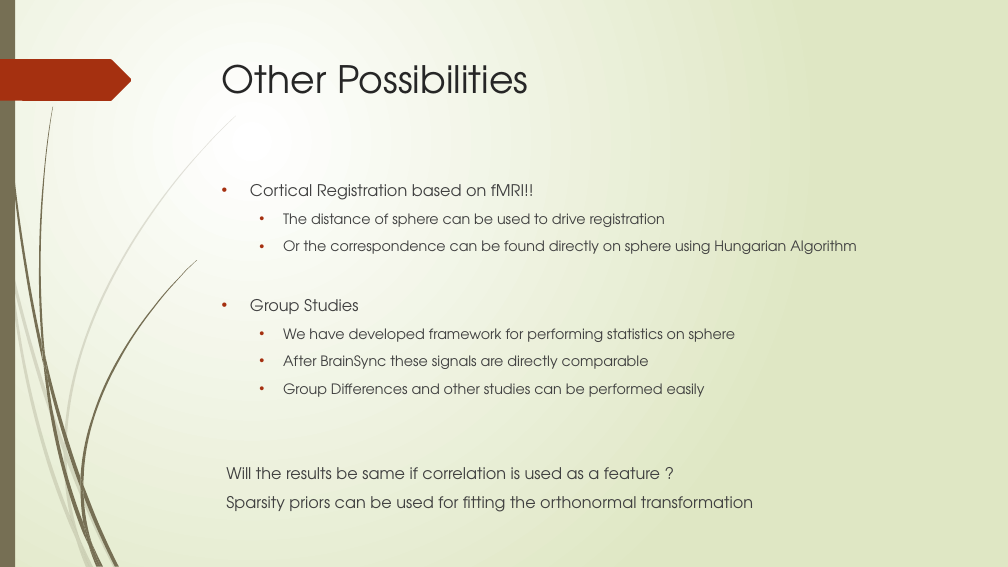
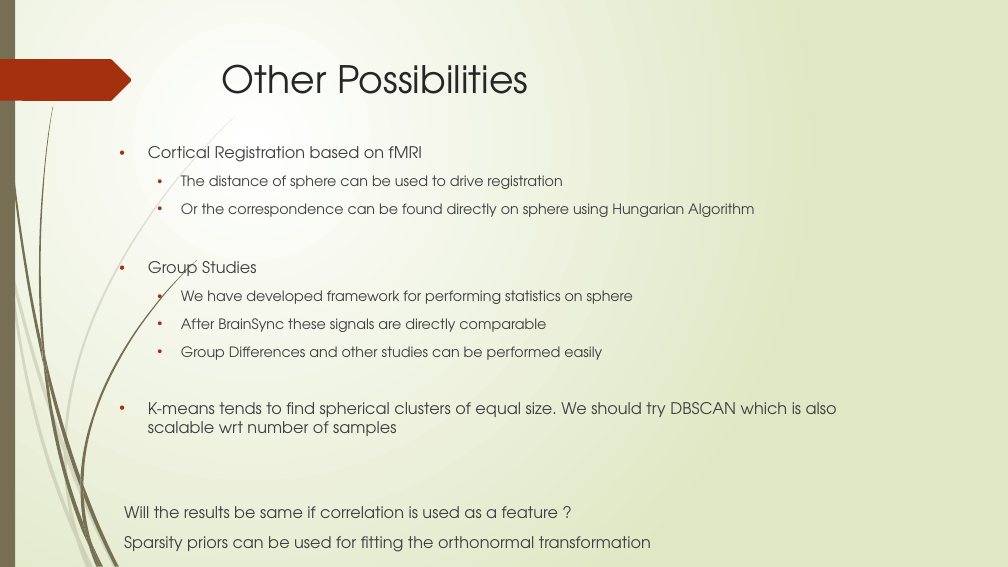
Before and after one commit to ajoshiusc/cortical_parcellation, a slide deck: slide 21 of docs/brain_sync.pptx (slide 18 before the commit). Drawn at 1008x567 pixels with LibreOffice and Linux fonts; fonts in the diff are those of the drawing. Boxes give left, top, right and bottom in pixels: in the first picture for what was removed or moved away, otherwise in the second. Text is boxed around its words. In the diff, an @@ line names an element or a change of style, - is before the commit and + after.

```diff
--- a/docs/brain_sync.pptx
+++ b/docs/brain_sync.pptx
@@ text "Cortical Registration based on fMRI": place and size @@
-text "Cortical Registration based on fMRI" at [226,184,856,512]
+text "Cortical Registration based on fMRI" at [124,146,837,552]
@@ text at [148,146,422,162]: text changed @@
-• Cortical Registration based on fMRI!!
+• Cortical Registration based on fMRI
@@ text at [148,402,837,436]: paragraph added @@
+• K-means tends to find spherical clusters of equal size. We should try DBSCAN which is also scalable wrt number of samples
```
Also in this commit, not shown: 6 other slides changed, 4 slides added, 1 other file.
